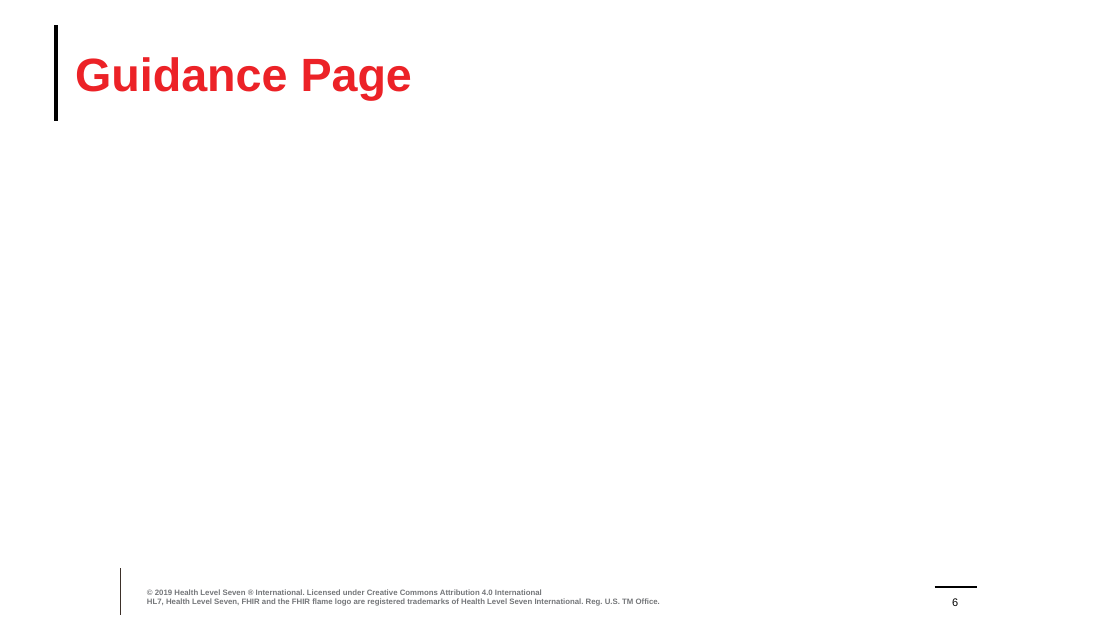
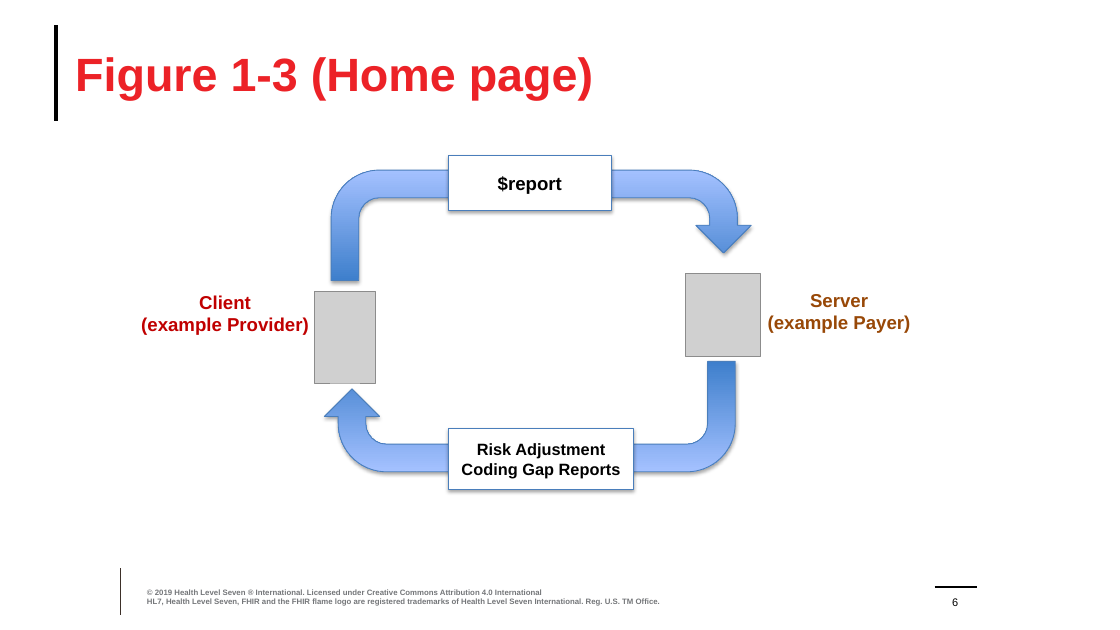
Before and after one commit to HL7/davinci-ra, a slide deck: slide 6 of input/images/Source/Risk Adjustment Images.pptx. Drawn at 1120x630 pixels with LibreOffice and Linux fonts; fonts in the diff are those of the drawing; grey boxes stand for pictures; background and template pictures are left out. Boxes give left, top, right and bottom in pixels: in the first picture for what was removed or moved away, otherwise in the second. Text is boxed around its words. In the diff, an @@ line names an element or a change of style, - is before the commit and + after.

Commit message:
Updated home page summary, how to read, scope, and added actors section

```diff
--- a/input/images/Source/Risk Adjustment Images.pptx
+++ b/input/images/Source/Risk Adjustment Images.pptx
@@ title at (x1=75, y1=57, x2=593, y2=101): text changed @@
-Guidance Page
+Figure 1-3 (Home page)
@@ uturn arrow added at (x1=331, y1=171, x2=751, y2=281), fill gradient #3F80CE to #A4C4FF, outline #4B7EBC 0.75 pt @@
@@ rectangle added at (x1=449, y1=155, x2=612, y2=210), fill #FFFFFF, outline #4B7EBC 0.75 pt, 16 pt, text #000000, bold @@
+$report
@@ text added at (x1=141, y1=295, x2=309, y2=335), 16 pt, text #C00000, bold @@
+Client
+(example Provider)
@@ picture added at (x1=315, y1=292, x2=376, y2=383) @@
@@ picture added at (x1=686, y1=274, x2=760, y2=356) @@
@@ text added at (x1=768, y1=294, x2=910, y2=333), 16 pt, text #984807, bold @@
+Server
+(example Payer)
@@ uturn arrow added at (x1=324, y1=361, x2=735, y2=471), fill gradient #3F80CE to #A4C4FF, outline #4B7EBC 0.75 pt @@
@@ rectangle added at (x1=449, y1=429, x2=634, y2=489), fill #FFFFFF, outline #4B7EBC 0.75 pt, 14 pt, text #000000, bold @@
+Risk Adjustment Coding Gap Reports
```
Also in this commit, not shown: 2 other files.
